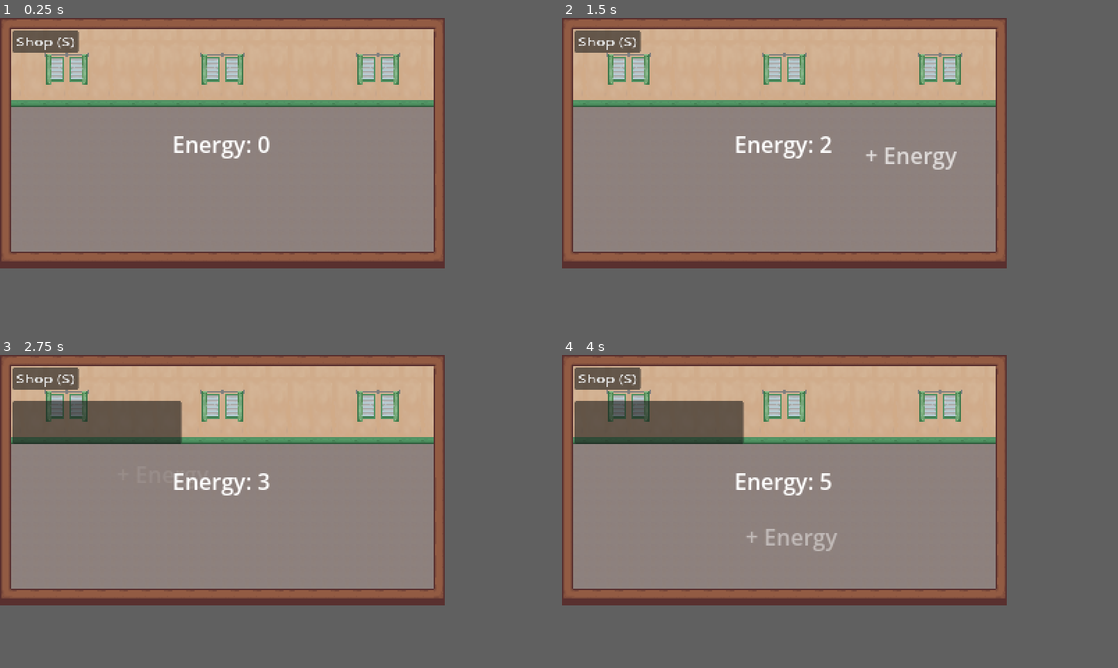
Above: before the commit, frames 1-4 (two rows, left to right).
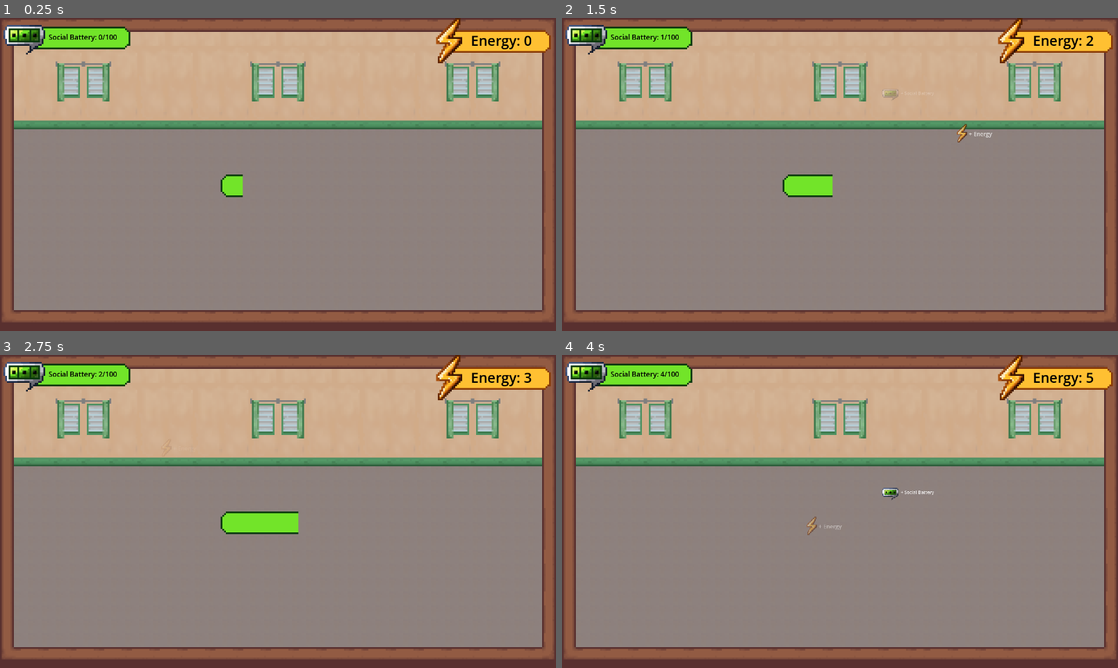
Above: after the commit, the same moments.

Repository: AzeOcram/checkpoint-gamejam
Game: Godot game, scene res://scenes/main/main.tscn
Two runs of this game, one before a commit and one after it. Both use one fixed random seed, a clock stepped at 60 frames per second and the inputs below. The engine's default icon, where the game draws it, is replaced by a stand-in: a white triangle on a blue panel in a dark square.
Inputs (mouse positions are in pixels of both pictures, inside the frame that each line leads up to):
- Up to frame 1 (0.25 s): no input
- Up to frame 2 (1.5 s): click (606, 43) at 0.5 s, where only the run before the commit has a clickable "Shop (S)"; tap Enter at 1.25 s; move the mouse to (884, 130) at 1.27 s; press the mouse at (884, 130) at 1.28 s
- Up to frame 3 (2.75 s): move the mouse to (133, 492) at 2.02 s; release the mouse at (133, 492) at 2.03 s; hold S from 2.03 s (still down); click (133, 492) at 2.1 s
- Up to frame 4 (4 s): move the mouse to (828, 423) at 2.77 s; release S at 2.78 s; press the mouse at (828, 423) at 2.78 s; move the mouse to (762, 530) at 3.52 s; release the mouse at (762, 530) at 3.53 s; click (762, 530) at 3.6 s
The window is 640x360 before the commit and 800x450 after it. Grey fills any space a smaller window leaves; there, only what the larger window draws over its background counts as a difference.

The runs differ from the first frame. In frame 1, 35% of the frame differs, in the area x 0-100%, y 0-100%; in frame 2, 36%; in frame 3, 39%; in frame 4, 38%.

Commit message:
ui(main): added energy and socbatt assets

Diff:
--- a/project.godot
+++ b/project.godot
@@ -20,17 +20,17 @@
 Player="*uid://dy2fa1g4nauj7"
 MCPRuntime="*uid://vm45gif4yrcf"
 
-[editor_plugins]
-
-enabled=PackedStringArray("res://addons/godot_mcp/plugin.cfg")
-
 [display]
 
 window/size/viewport_width=320
 window/size/viewport_height=180
 window/size/window_width_override=1280
 window/size/window_height_override=720
-window/stretch/mode="viewport"
+window/stretch/mode="canvas_items"
+
+[editor_plugins]
+
+enabled=PackedStringArray()
 
 [input]
 
--- a/scenes/energy/energy_feedback.tscn
+++ b/scenes/energy/energy_feedback.tscn
@@ -1,14 +1,18 @@
 [gd_scene format=3 uid="uid://ccp0tr68v6ii3"]
 
+[ext_resource type="Texture2D" uid="uid://b4hke8bsvk6an" path="res://assets/ui/Energy icon.png" id="1_0sbg2"]
 [ext_resource type="Script" uid="uid://bfjpcub18f3s0" path="res://scripts/energy/energy_feedback.gd" id="1_hg3mm"]
 
-[node name="EnergyFeedback" type="Label" unique_id=181749581]
-anchors_preset = 15
-anchor_right = 1.0
-anchor_bottom = 1.0
-grow_horizontal = 2
-grow_vertical = 2
+[node name="EnergyFeedback" type="Sprite2D" unique_id=543699577]
+texture_filter = 1
+scale = Vector2(0.4, 0.4)
+texture = ExtResource("1_0sbg2")
+script = ExtResource("1_hg3mm")
+
+[node name="Label" type="Label" parent="." unique_id=145528167]
+offset_left = 9.0
+offset_top = -6.0
+offset_right = 75.0
+offset_bottom = 17.0
+theme_override_font_sizes/font_size = 8
 text = "+ Energy"
-horizontal_alignment = 1
-vertical_alignment = 1
-script = ExtResource("1_hg3mm")
--- a/scenes/energy/energy_system.tscn
+++ b/scenes/energy/energy_system.tscn
@@ -1,18 +1,25 @@
 [gd_scene format=3 uid="uid://b2i8fygag633i"]
 
 [ext_resource type="Script" uid="uid://sl70sbmfpq1l" path="res://scripts/energy/energy_system.gd" id="1_piqoi"]
+[ext_resource type="Texture2D" uid="uid://la24w0afoc7q" path="res://assets/ui/Energy both.PNG" id="2_mf7cw"]
 
 [node name="EnergySystem" type="Control" unique_id=1746223679]
 layout_mode = 3
 anchors_preset = 0
 script = ExtResource("1_piqoi")
 
+[node name="Sprite2D" type="Sprite2D" parent="." unique_id=1810642663]
+position = Vector2(271, 14)
+texture = ExtResource("2_mf7cw")
+
 [node name="EnergyLabel" type="Label" parent="." unique_id=1223879756]
 layout_mode = 0
-offset_left = 135.0
-offset_top = 33.0
-offset_right = 335.0
-offset_bottom = 63.0
+offset_left = 239.0
+offset_top = 7.0
+offset_right = 439.0
+offset_bottom = 37.0
+scale = Vector2(0.5, 0.5)
+theme_override_colors/font_color = Color(0, 0, 0, 1)
 text = "Energy: 0"
 horizontal_alignment = 1
 
--- a/scenes/main/main.tscn
+++ b/scenes/main/main.tscn
@@ -331,10 +331,6 @@
 script = ExtResource("6_ow5a4")
 
 [node name="EnergySystem" parent="Systems" unique_id=819066042 instance=ExtResource("5_6q06x")]
-offset_left = -75.0
-offset_top = 46.0
-offset_right = -75.0
-offset_bottom = 46.0
 
 [node name="SocialBatterySystem" parent="Systems" unique_id=351034360 instance=ExtResource("5_ow5a4")]
 
@@ -343,6 +339,7 @@
 [node name="StatsSystem" parent="Systems" unique_id=1200181088 instance=ExtResource("11_statsys")]
 
 [node name="StatsShop" parent="." unique_id=475658977 instance=ExtResource("12_statshop")]
+visible = false
 layout_mode = 0
 offset_left = 5.0
 offset_top = 5.0
--- a/scenes/social_battery/social_battery_feedback.tscn
+++ b/scenes/social_battery/social_battery_feedback.tscn
@@ -1,7 +1,17 @@
 [gd_scene format=3 uid="uid://cmtqoudrqp4wi"]
 
+[ext_resource type="Texture2D" uid="uid://cguhxxjmwl5cv" path="res://assets/ui/SocBatt icon.png" id="1_0y06i"]
 [ext_resource type="Script" uid="uid://dnph6ml8yg3hk" path="res://scripts/social_battery/social_battery_feedback.gd" id="1_eorla"]
 
-[node name="SocialBatteryFeedback" type="Label" unique_id=1914082054]
-text = "+Social Battery"
+[node name="SocialBatteryFeedback" type="Sprite2D" unique_id=1448001231]
+scale = Vector2(0.4, 0.4)
+texture = ExtResource("1_0y06i")
 script = ExtResource("1_eorla")
+
+[node name="Label" type="Label" parent="." unique_id=1147591622]
+offset_left = 15.0
+offset_top = -7.0000005
+offset_right = 135.0
+offset_bottom = 16.0
+scale = Vector2(0.4, 0.4)
+text = "+ Social Battery"
--- a/scenes/social_battery/social_battery_system.tscn
+++ b/scenes/social_battery/social_battery_system.tscn
@@ -1,17 +1,23 @@
 [gd_scene format=3 uid="uid://bdpxj05qumq84"]
 
 [ext_resource type="Script" uid="uid://dkvnyamyord7v" path="res://scripts/social_battery/social_battery_system.gd" id="1_ssfca"]
-[ext_resource type="Texture2D" uid="uid://c0hbwcjvnjwin" path="res://icon.svg" id="2_05jmf"]
+[ext_resource type="Texture2D" uid="uid://6q2cx6jrmm2u" path="res://assets/ui/Socbatt bar.png" id="2_05jmf"]
+[ext_resource type="Texture2D" uid="uid://cs44ms4qgfnvk" path="res://assets/ui/Socbatt both.PNG" id="2_jrpxo"]
 
 [node name="SocialBatterySystem" type="Node" unique_id=257091885]
 script = ExtResource("1_ssfca")
 
+[node name="Sprite2D" type="Sprite2D" parent="." unique_id=1350718138]
+position = Vector2(29, 12)
+texture = ExtResource("2_jrpxo")
+
 [node name="SocialBatteryLabel" type="Label" parent="." unique_id=1786502703]
-visible = false
-offset_left = 137.0
-offset_top = 47.0
-offset_right = 248.0
-offset_bottom = 70.0
+offset_left = 28.0
+offset_top = 8.0
+offset_right = 139.0
+offset_bottom = 31.0
+scale = Vector2(0.25, 0.25)
+theme_override_colors/font_color = Color(0, 0, 0, 1)
 text = "Social Battery:"
 horizontal_alignment = 1
 vertical_alignment = 1
@@ -29,10 +35,10 @@
 mouse_filter = 2
 
 [node name="GenerationProgressBar" type="TextureProgressBar" parent="." unique_id=1452698933]
-offset_left = 533.0
-offset_top = 187.0
-offset_right = 661.0
-offset_bottom = 315.0
+offset_left = 125.0
+offset_top = 81.0
+offset_right = 189.0
+offset_bottom = 113.0
 texture_progress = ExtResource("2_05jmf")
 
 [connection signal="timeout" from="SocialBatteryTimer" to="." method="_on_social_battery_timer_timeout"]
--- a/scripts/energy/energy_feedback.gd
+++ b/scripts/energy/energy_feedback.gd
@@ -1,4 +1,4 @@
-extends Label
+extends Sprite2D
 
 
 func _ready() -> void:
--- a/scripts/social_battery/social_battery_feedback.gd
+++ b/scripts/social_battery/social_battery_feedback.gd
@@ -1,4 +1,4 @@
-extends Label
+extends Sprite2D
 
 
 func _ready() -> void:
--- a/scripts/social_battery/social_battery_system.gd
+++ b/scripts/social_battery/social_battery_system.gd
@@ -80,8 +80,6 @@
 func spawn_social_battery_feedback() -> void:
 	var feedback = SOCIAL_BATTERY_FEEDBACK.instantiate()
 
-	feedback.text = "+" + str(Player.social_battery_per_second) + " SB"
-
 	# Position the feedback at the right tip of the progress bar.
 	feedback.position = Vector2(
 		generation_progress_bar.position.x + generation_progress_bar.size.x,
Binary file added: assets/ui/Energy both.PNG
Not shown, changed: assets/ui/Energy both.PNG.import
Binary file removed: assets/ui/Energy both.jpg
Binary file added: assets/ui/Socbatt both.PNG
Not shown, changed: assets/ui/Socbatt both.PNG.import
Binary file removed: assets/ui/Socbatt both.jpg
Not shown: 1 places in scenes/main/main.tscn that only renumber resources
